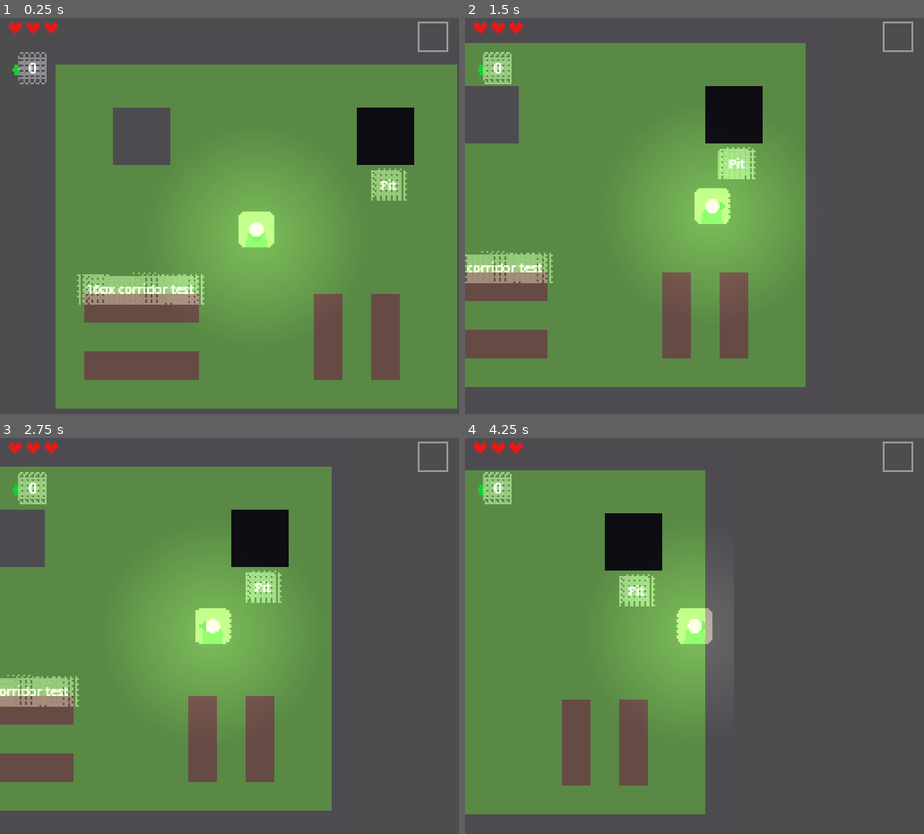
Above: before the commit, frames 1-4 (two rows, left to right).
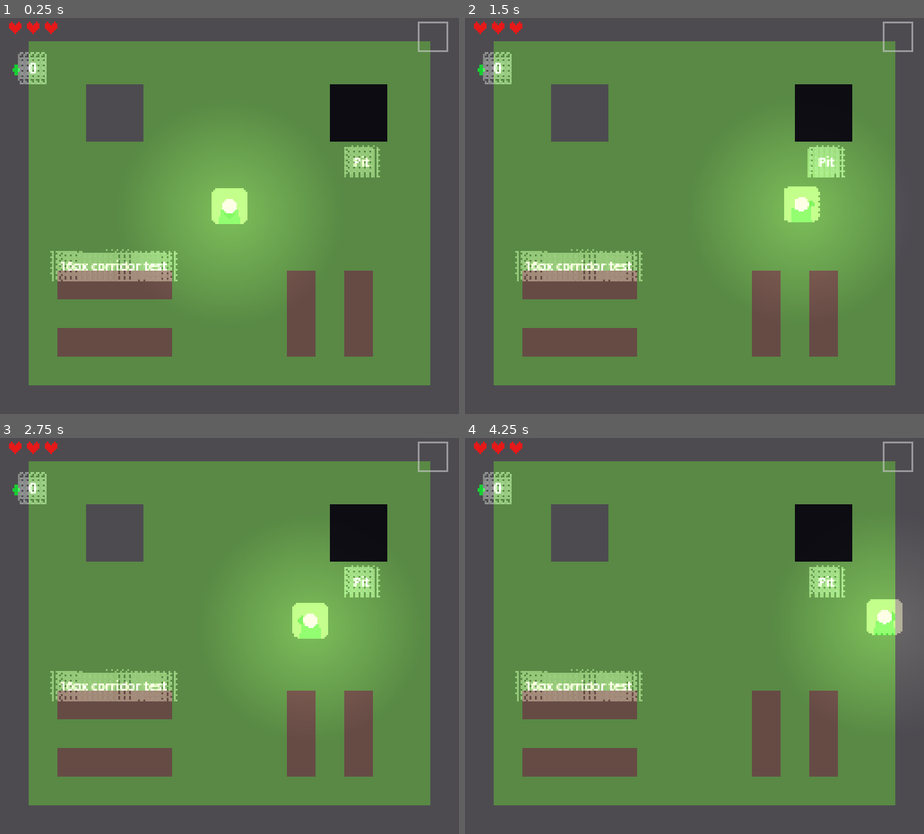
Above: after the commit, the same moments.

Repository: TheGabmeister/games-godot
Game: Godot game, scene res://scenes/main/main.tscn
Same seed, same stepped clock (60 frames per second), same inputs: the game is played once before the commit and once after it.
Inputs:
- Up to frame 1 (0.25 s): no input
- Up to frame 2 (1.5 s): hold J (action_sword) 0.53-1.28 s; hold D (move_right) from 0.53 s (still down); tap W (move_up) at 0.77 s; tap L (action_dash) at 1.35 s
- Up to frame 3 (2.75 s): tap W (move_up) at 1.52 s; tap J (action_sword) at 1.55 s; release D (move_right) at 2.03 s; hold A (move_left) from 2.03 s (still down); hold J (action_sword) from 2.03 s (still down)
- Up to frame 4 (4.25 s): release A (move_left) at 2.78 s; release J (action_sword) at 2.78 s; hold D (move_right) from 2.78 s (still down); tap J (action_sword) at 2.85, 3.8 s; tap W (move_up) at 3.02, 3.77 s; hold L (action_dash) from 3.53 s (still down)

The runs differ from the first frame. In frame 1, 40% of the frame differs, in the area x 3-100%, y 5-99%; in frame 2, 42%; in frame 3, 46%; in frame 4, 57%, in the area x 0-96%, y 5-96%.

Commit message:
Apply room boundaries to camera movement

Diff:
--- a/zelda-lttp/autoloads/scene_manager.gd
+++ b/zelda-lttp/autoloads/scene_manager.gd
@@ -120,6 +120,29 @@
 		if current_room_data and current_room_data.is_safe_respawn_point:
 			GameManager.last_safe_position = spawn_pos
 
+		# Apply camera limits to room bounds
+		_apply_camera_limits(room_instance)
+
+
+func _apply_camera_limits(room: Node) -> void:
+	if not _player or not _player.has_node("Camera2D"):
+		return
+	var cam: Camera2D = _player.get_node("Camera2D")
+
+	# Use room's bounding rect: look for a Floor ColorRect or fall back to viewport size
+	var room_size := Vector2(256, 224)
+	var room_origin := Vector2.ZERO
+
+	var floor_node := room.get_node_or_null("Floor")
+	if floor_node is ColorRect:
+		room_origin = floor_node.global_position
+		room_size = floor_node.size
+
+	cam.limit_left = int(room_origin.x)
+	cam.limit_top = int(room_origin.y)
+	cam.limit_right = int(room_origin.x + room_size.x)
+	cam.limit_bottom = int(room_origin.y + room_size.y)
+
 
 func _find_entities_node(room: Node) -> Node:
 	var entities := room.get_node_or_null("Entities")
--- a/zelda-lttp/scenes/player/states/walk_state.gd
+++ b/zelda-lttp/scenes/player/states/walk_state.gd
@@ -34,5 +34,3 @@
 	elif event.is_action_pressed("action_dash"):
 		if PlayerState.has_upgrade(&"boots"):
 			state_machine.transition_to(&"Dash")
-	elif event.is_action_pressed("action_sword"):
-		buffer_action(&"action_sword")
